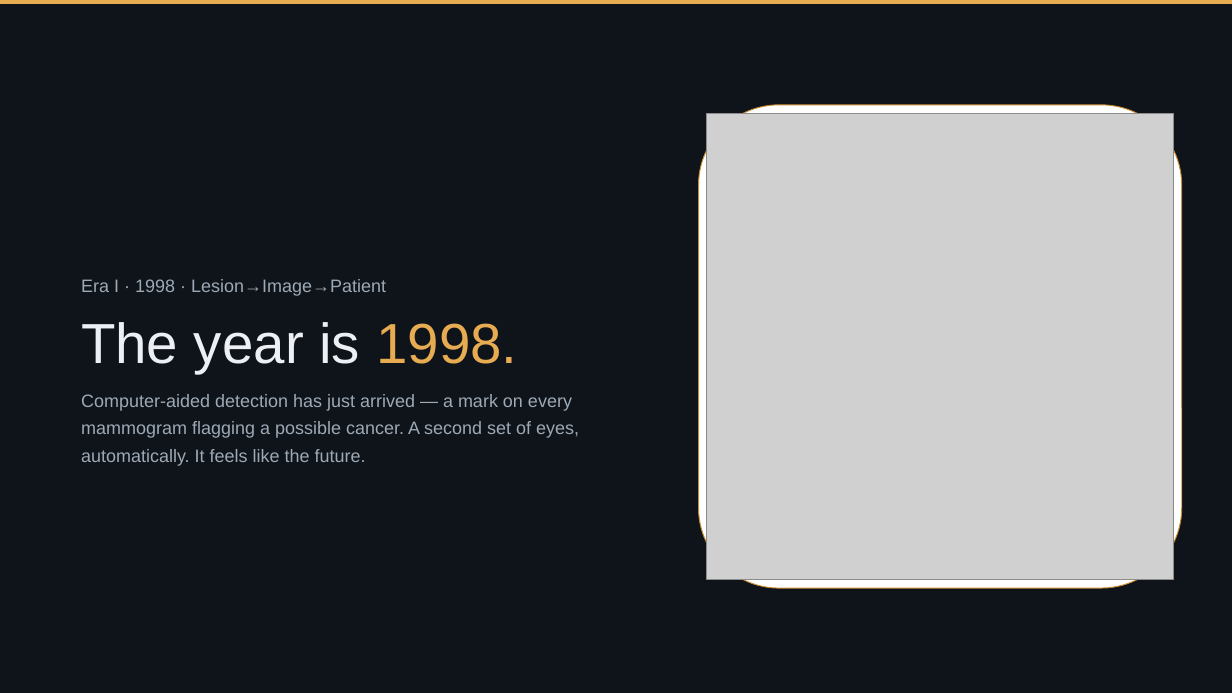
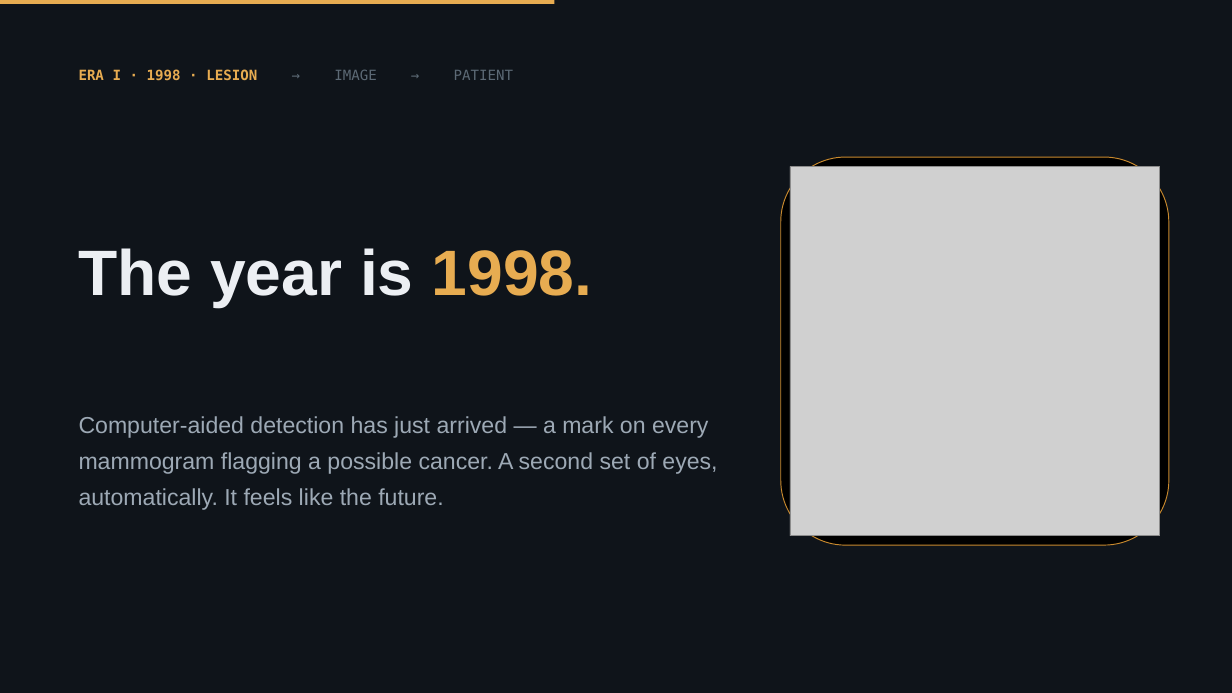
Before and after one commit to Emory-HITI/Mammo, a slide deck: slide 1 of keynote-iwbi-2026/pptx/sections/IWBI2026_Trivedi_01_CAD.pptx. Drawn at 1232x693 pixels with LibreOffice and Linux fonts; fonts in the diff are those of the drawing; grey boxes stand for pictures. Boxes give left, top, right and bottom in pixels: in the first picture for what was removed or moved away, otherwise in the second. Text is boxed around its words. In the diff, an @@ line names an element or a change of style, - is before the commit and + after.

```diff
--- a/keynote-iwbi-2026/pptx/sections/IWBI2026_Trivedi_01_CAD.pptx
+++ b/keynote-iwbi-2026/pptx/sections/IWBI2026_Trivedi_01_CAD.pptx
@@ rectangle: place and size @@
-rectangle at bbox=[0, 0, 1232, 4]
+rectangle at bbox=[0, 0, 555, 4]
@@ text at bbox=[79, 69, 514, 81]: text changed; size 14 to 11 pt; font Arial to DejaVu Sans Mono; text colour #9DA9B5 to #E7AC51; bold on @@
-Era I · 1998 · Lesion→Image→Patient
+ERA I · 1998 · LESION → IMAGE → PATIENT
@@ rounded rectangle: place and size @@
-rounded rectangle at bbox=[699, 105, 1182, 589]
+rounded rectangle at bbox=[781, 157, 1169, 545]
@@ rounded rectangle at bbox=[781, 157, 1169, 545]: fill #FFFFFF to #000000 @@
@@ picture: place and size @@
-picture at bbox=[707, 114, 1174, 580]
+picture at bbox=[790, 166, 1160, 536]
@@ text "The year is 1998.": place and size @@
-text "The year is 1998." at bbox=[81, 322, 517, 374]
+text "The year is 1998." at bbox=[79, 248, 592, 307]
@@ text "The year is 1998." at bbox=[79, 248, 592, 307]: size 44 to 50 pt, bold on; line spacing 1.06 to 1; less space between paragraphs @@
@@ text "Computer-aided detection has just arrived ...": place and size @@
-text "Computer-aided detection has just arrived ..." at bbox=[81, 394, 579, 466]
+text "Computer-aided detection has just arrived ..." at bbox=[79, 416, 717, 510]
@@ text "Computer-aided detection has just arrived ..." at bbox=[79, 416, 717, 510]: size 14 to 18 pt; line spacing 1.28 to 1.3; less space between paragraphs @@
```
Also in this commit, not shown: 6 other slides changed, 1 other file.
